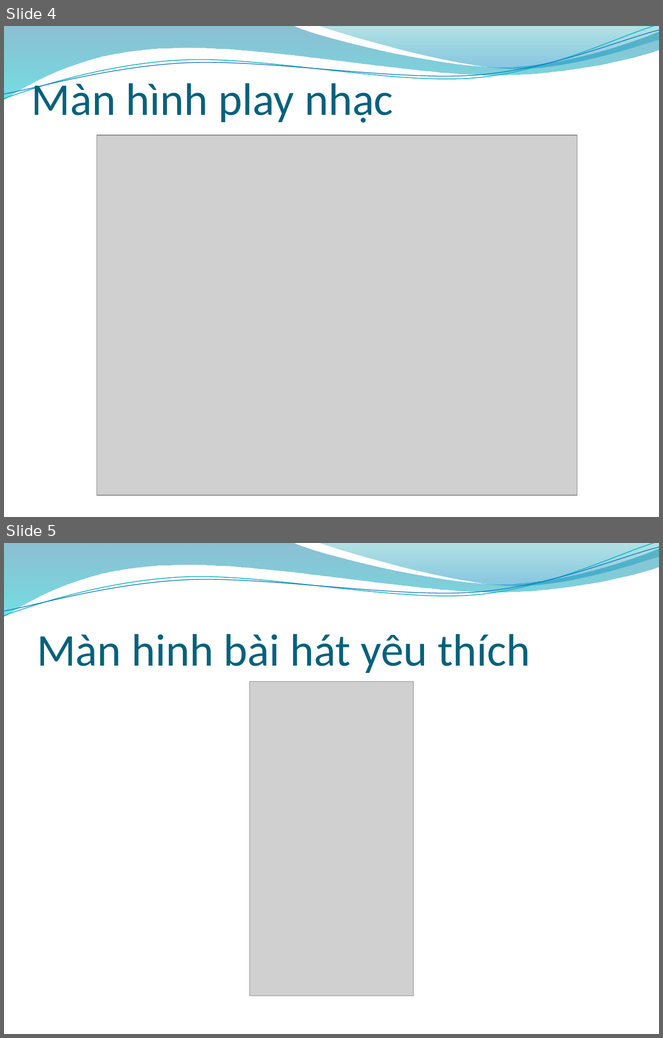
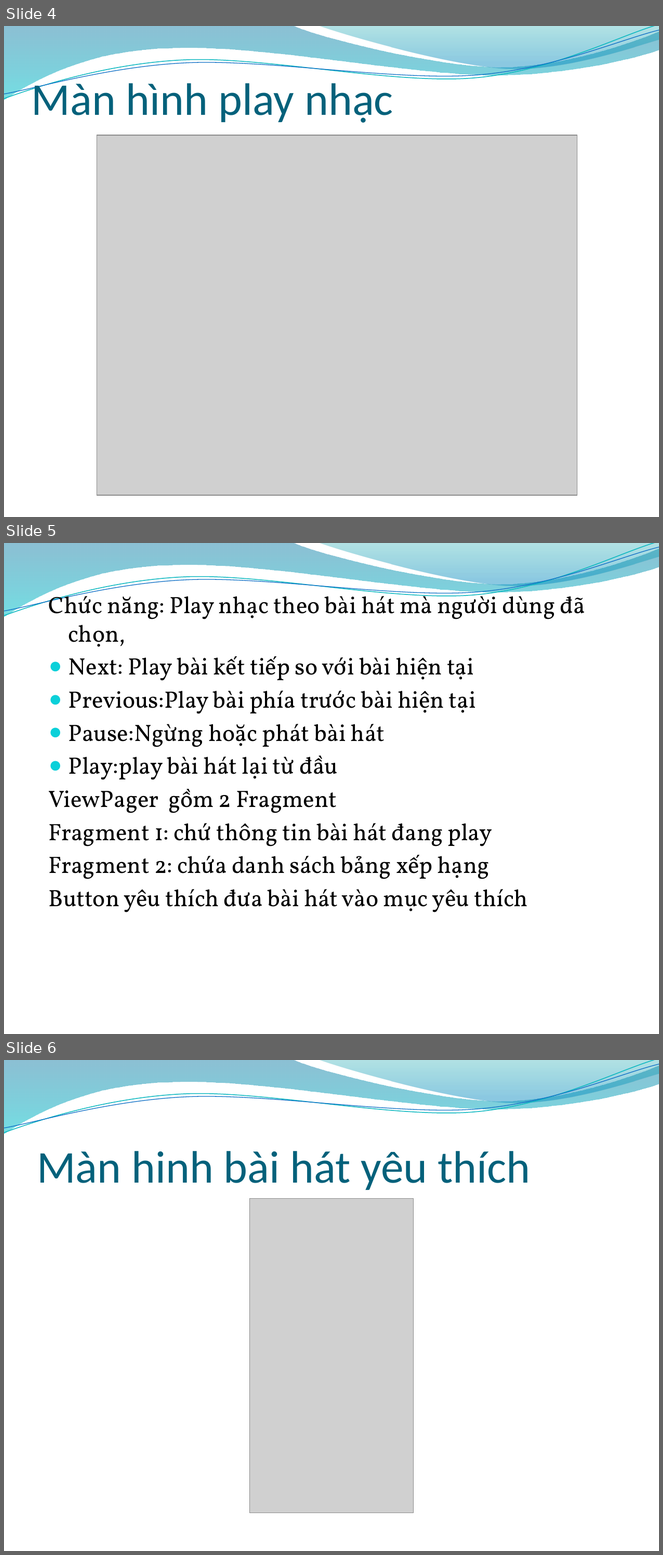
Before and after one commit to TVO-Batch8/ZingMP3-Android, a slide deck: Document/NguyenThaiSon.pptx. Shown one above the other, each under a label of ours: slides 4 and 5 before the commit, slides 4, 5 and 6 after it. The pictures are 663x1038 and 663x1555 pixels, drawn with LibreOffice and Linux fonts; fonts in the diff are those of the drawing; grey boxes stand for pictures; background and template pictures are left out. Boxes give left, top, right and bottom in pixels: in the first picture for what was removed or moved away, otherwise in the second. Text is boxed around its words. In the diff, an @@ line names an element or a change of style, - is before the commit and + after.

```diff
--- a/Document/NguyenThaiSon.pptx
+++ b/Document/NguyenThaiSon.pptx
@@ slide 5 added at (x1=4, y1=543, x2=659, y2=1034), background picture (left out); not listed: 4 template elements that a slide beside it also shows @@
@@ text added at (x1=49, y1=591, x2=585, y2=913), 26 pt, text #000000 @@
+Chức năng: Play nhạc theo bài hát mà người dùng đã chọn,
+● Next: Play bài kết tiếp so với bài hiện tại
+● Previous:Play bài phía trước bài hiện tại
+● Pause:Ngừng hoặc phát bài hát
+● Play:play bài hát lại từ đầu
+ViewPager gồm 2 Fragment
+Fragment 1: chứ thông tin bài hát đang play
+Fragment 2: chứa danh sách bảng xếp hạng
+Button yêu thích đưa bài hát vào mục yêu thích
@@ what was slide 5 is now slide 6 @@
```
Also in this commit, not shown: 1 slide changed, 1 other slide added.
